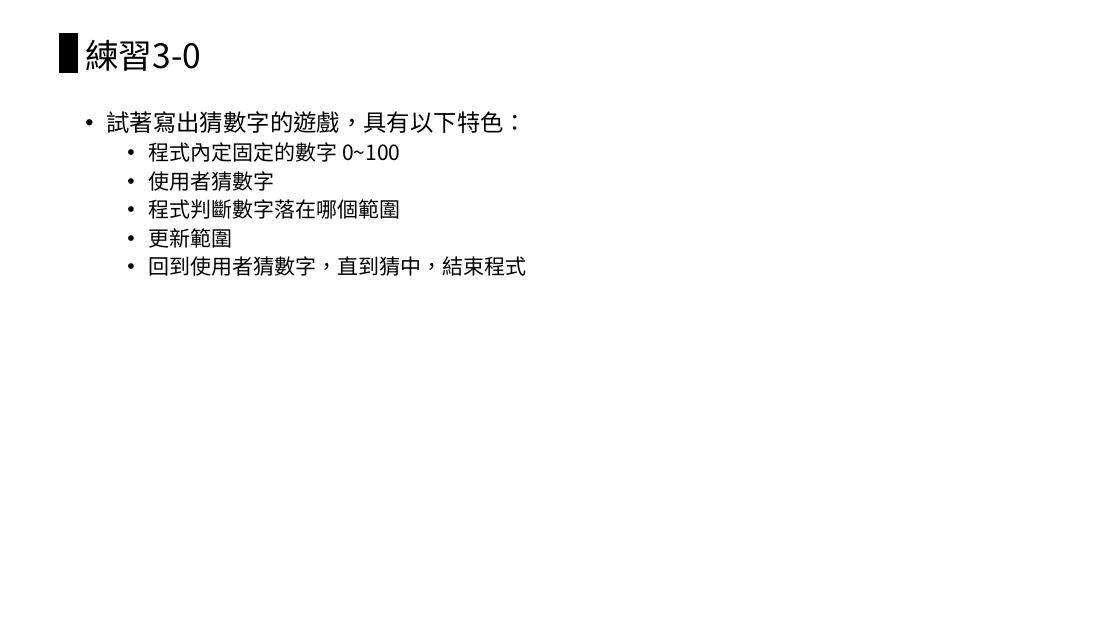
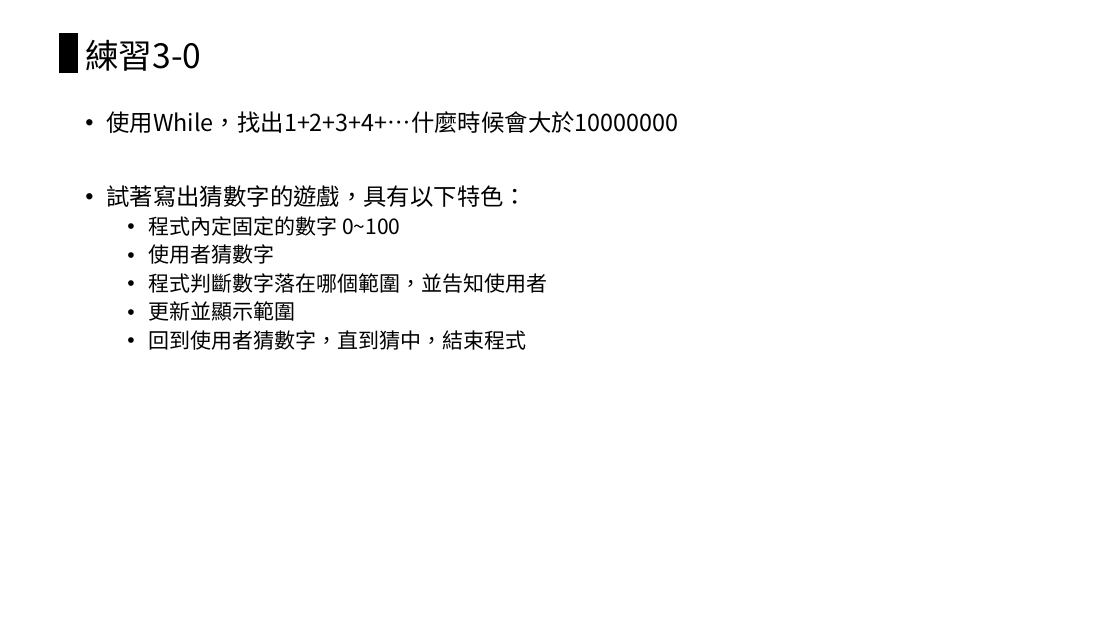
Before and after one commit to chiachin-yen/NCKU_workshop_2018, a slide deck: slide 91 of 2018_Eink工作營.pptx (slide 90 before the commit). Drawn at 1120x630 pixels with LibreOffice and Linux fonts; fonts in the diff are those of the drawing. Boxes give left, top, right and bottom in pixels: in the first picture for what was removed or moved away, otherwise in the second. Text is boxed around its words. In the diff, an @@ line names an element or a change of style, - is before the commit and + after.

```diff
--- a/2018_Eink工作營.pptx
+++ b/2018_Eink工作營.pptx
@@ text at (106, 111, 678, 133): paragraph added @@
+• 使用While，找出1+2+3+4+…什麼時候會大於10000000
@@ text at (148, 273, 547, 321): text changed @@
-  • 程式判斷數字落在哪個範圍
-  • 更新範圍
+  • 程式判斷數字落在哪個範圍，並告知使用者
+  • 更新並顯示範圍
```
Also in this commit, not shown: 27 other slides changed, 9 slides added, 2 slides removed, 6 other files.
